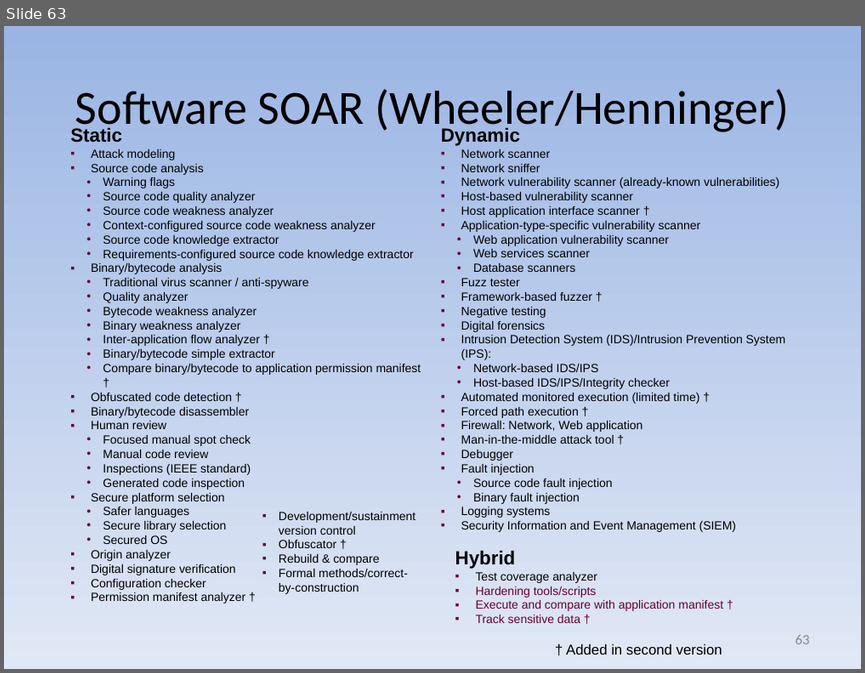
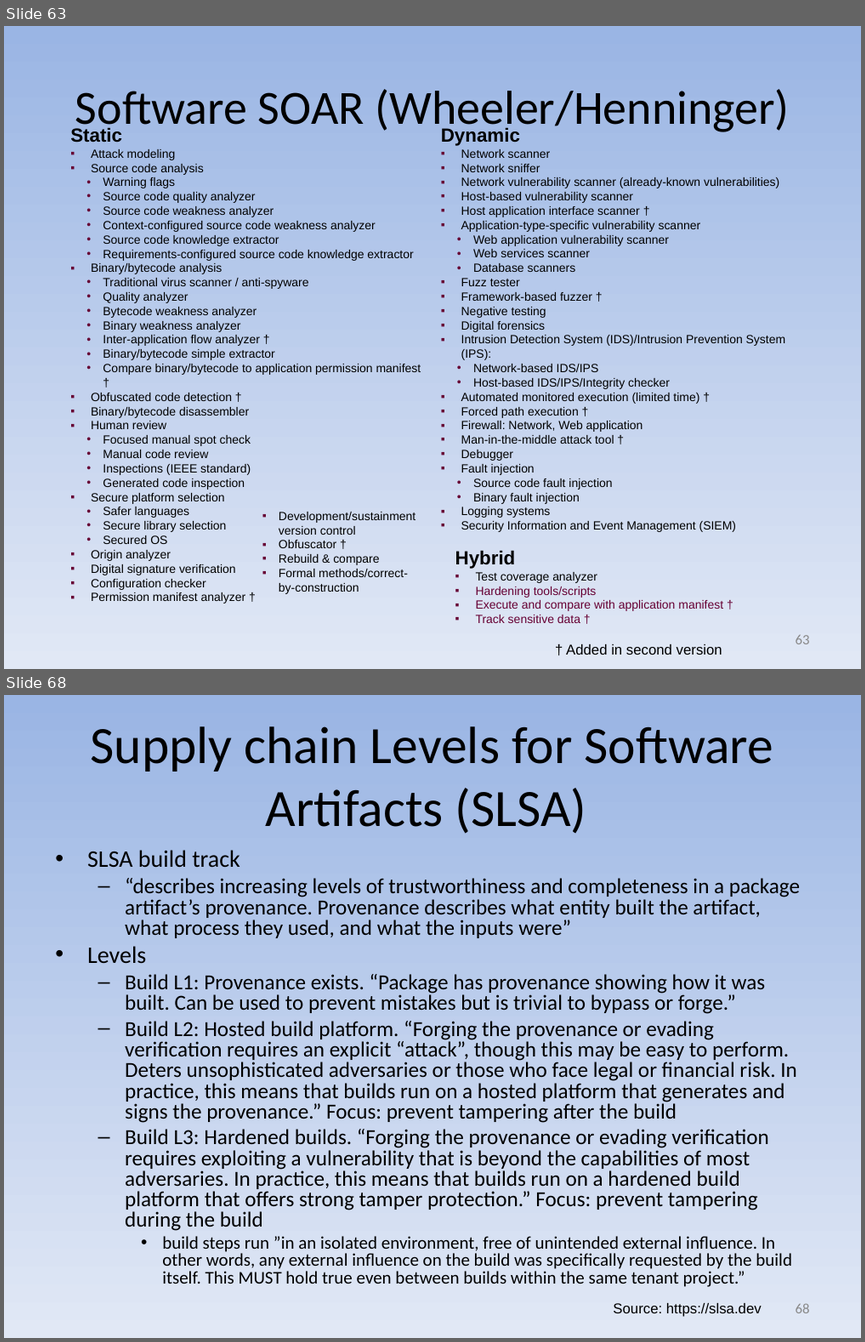
Before and after one commit to david-a-wheeler/david-a-wheeler.github.io, a slide deck: secure-class/presentations/Secure-Software-9-Tools.ppt. Shown one above the other, each under a label of ours: slide 63 before the commit, slides 63 and 68 after it; the slides between them are not shown. The pictures are 865x673 and 865x1342 pixels, drawn with LibreOffice and Linux fonts; fonts in the diff are those of the drawing. Boxes give left, top, right and bottom in pixels: in the first picture for what was removed or moved away, otherwise in the second. Text is boxed around its words. In the diff, an @@ line names an element or a change of style, - is before the commit and + after.

```diff
--- a/secure-class/presentations/Secure-Software-9-Tools.ppt
+++ b/secure-class/presentations/Secure-Software-9-Tools.ppt
@@ slide 68 added at [4,695,861,1338], background gradient #9AB5E4 to #E1E8F5 @@
@@ title added at [91,726,773,834], 44 pt, text #000000 @@
+Supply chain Levels for Software Artifacts (SLSA)
@@ text added at [87,850,800,1287], 18 pt, text #000000 @@
+• SLSA build track
+  – “describes increasing levels of trustworthiness and completeness in a package artifact’s provenance. Provenance describes what entity built the artifact, what process they used, and what the inputs were”
+• Levels
+  – Build L1: Provenance exists. “Package has provenance showing how it was built. Can be used to prevent mistakes but is trivial to bypass or forge.”
+  – Build L2: Hosted build platform. “Forging the provenance or evading verification requires an explicit “attack”, though this may be easy to perform. Deters unsophisticated adversaries or those who face legal or financial risk. In practice, this means that builds run on a hosted platform that generates and signs the provenance.” Focus: prevent tampering after the build
+  – Build L3: Hardened builds. “Forging the provenance or evading verification requires exploiting a vulnerability that is beyond the capabilities of most adversaries. In practice, this means that builds run on a hardened build platform that offers strong tamper protection.” Focus: prevent tampering during the build
+    • build steps run ”in an isolated environment, free of unintended external influence. In other words, any external influence on the build was specifically requested by the build itself. This MUST hold true even between builds within the same tenant project.”
@@ text added at [613,1303,761,1316], 12 pt, text #000000 @@
+Source: https://slsa.dev
@@ page number added at [795,1303,810,1313], 12 pt, text #898989 @@
+68
```
Also in this commit, not shown: 3 slides changed, 4 other slides added, 1 slide removed, 2 other files.
